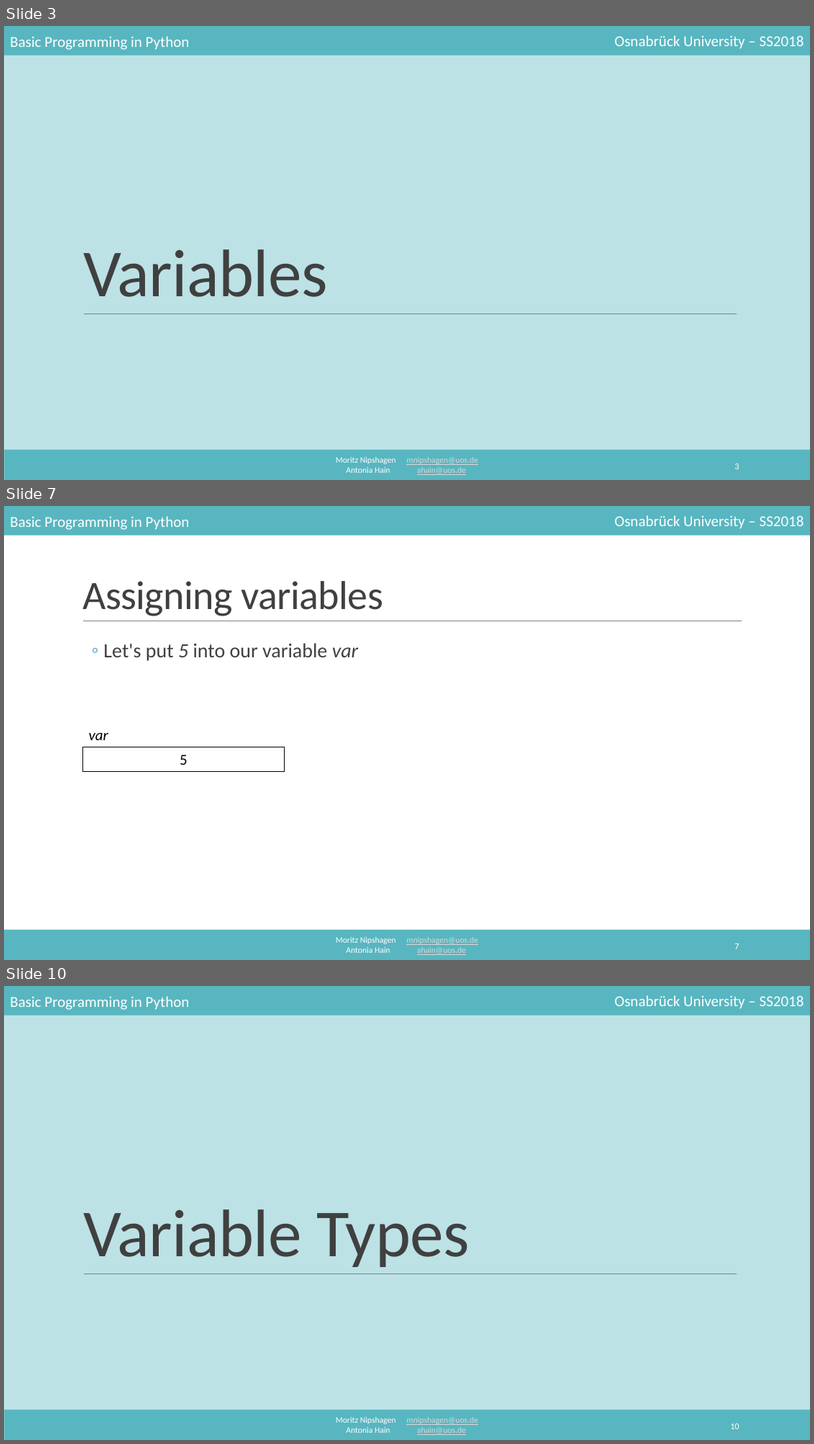
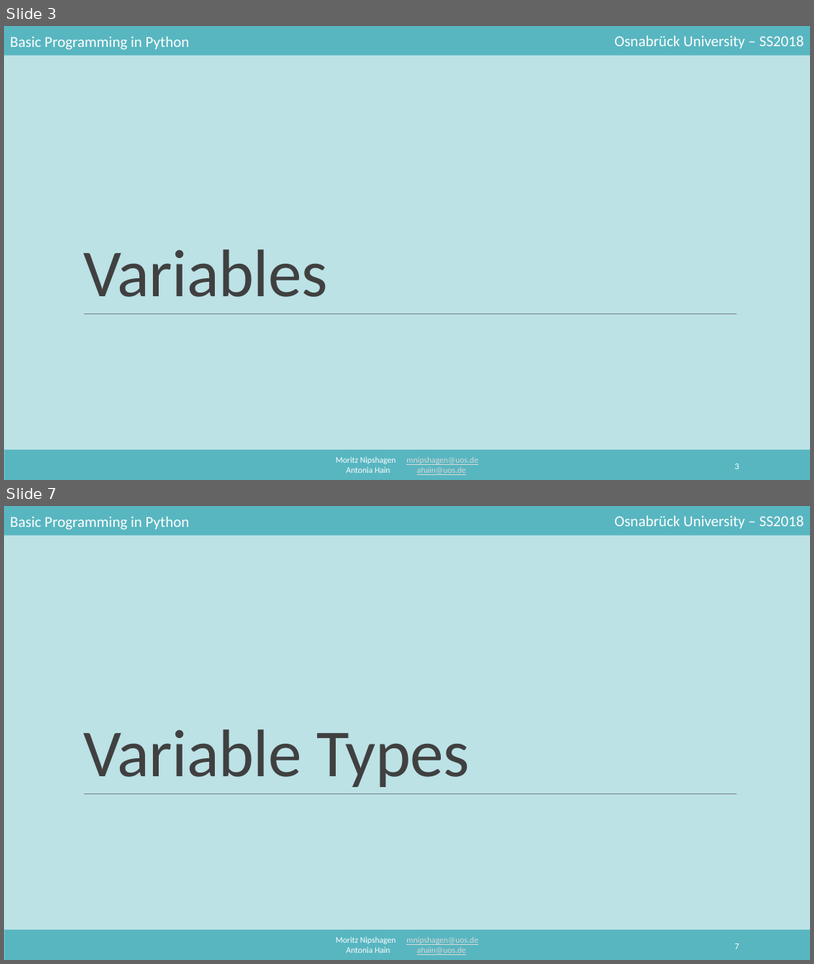
Before and after one commit to mnipshagen/monty, a slide deck: 2018/02/Syntax_and_variables.pptx. Shown one above the other, each under a label of ours: slides 3, 7 and 10 before the commit, slides 3 and 7 after it; the slides between them are not shown. The pictures are 814x1444 and 814x964 pixels, drawn with LibreOffice and Linux fonts; fonts in the diff are those of the drawing. Boxes give left, top, right and bottom in pixels: in the first picture for what was removed or moved away, otherwise in the second. Text is boxed around its words. In the diff, an @@ line names an element or a change of style, - is before the commit and + after.

```diff
--- a/2018/02/Syntax_and_variables.pptx
+++ b/2018/02/Syntax_and_variables.pptx
@@ slide 7 removed at [4, 506, 810, 960], background #FFFFFF; not listed: 5 template elements that a slide beside it also shows @@
@@ title removed at [82, 581, 383, 616] @@
-Assigning variables
@@ line removed from (83, 621) to (743, 621) @@
@@ text removed at [103, 643, 358, 661] @@
-  ◦ Let's put 5 into our variable var
@@ text removed at [89, 733, 108, 740] @@
-var
@@ rectangle removed at [82, 746, 285, 771] @@
-5
@@ page number removed at [735, 943, 739, 949] @@
-7
@@ what was slide 10 is now slide 7 @@
@@ page number at [735, 943, 739, 949]: text changed @@
-10
+7
```
Also in this commit, not shown: 5 slides changed, 2 other slides removed, 1 other file.
